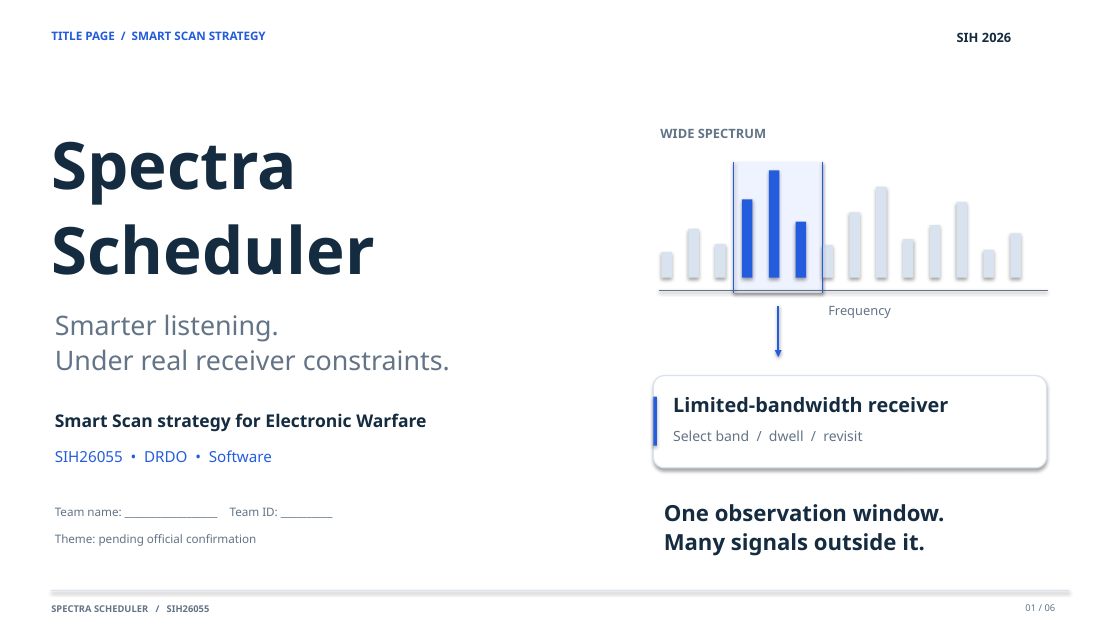
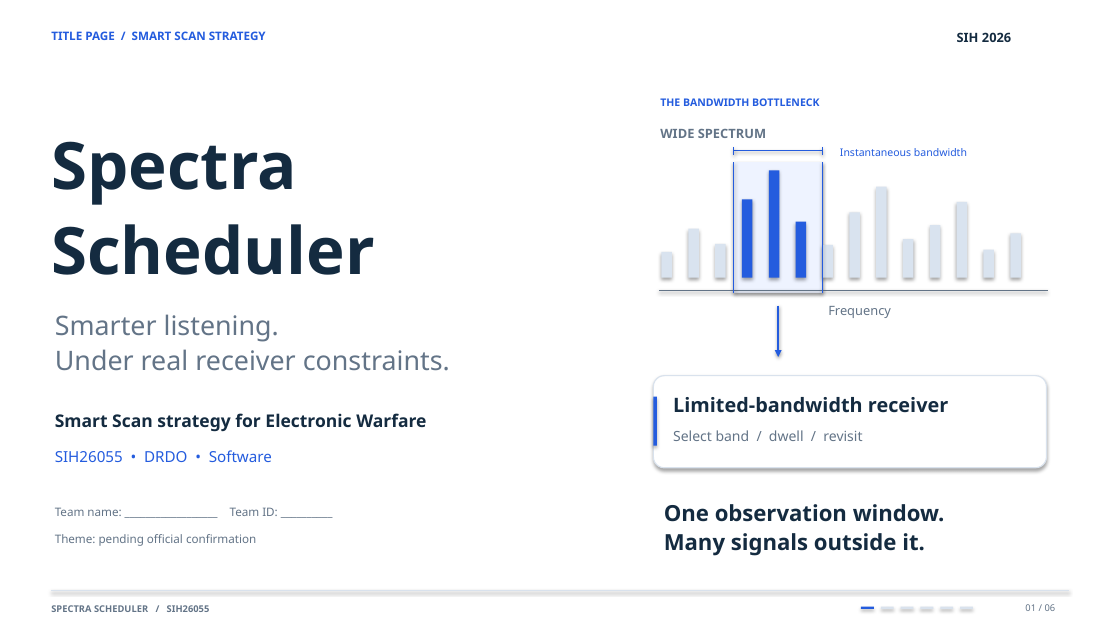
Before and after one commit to Siwach777/spectra-scheduler, a slide deck: slide 1 of ppt/Spectra-Scheduler-SIH2026.pptx. Drawn at 1120x630 pixels with LibreOffice and Linux fonts; fonts in the diff are those of the drawing. Boxes give left, top, right and bottom in pixels: in the first picture for what was removed or moved away, otherwise in the second. Text is boxed around its words. In the diff, an @@ line names an element or a change of style, - is before the commit and + after.

```diff
--- a/ppt/Spectra-Scheduler-SIH2026.pptx
+++ b/ppt/Spectra-Scheduler-SIH2026.pptx
@@ text added at [660, 98, 819, 106], 9 pt, text #245CDE, bold @@
+THE BANDWIDTH BOTTLENECK
@@ line added from (734, 147) to (734, 155), #245CDE 1 pt @@
@@ line added from (823, 147) to (823, 155), #245CDE 1 pt @@
@@ text added at [840, 148, 967, 156], 9 pt, text #245CDE @@
+Instantaneous bandwidth
@@ line added from (734, 150) to (823, 150), #245CDE 1 pt @@
@@ rectangle added at [861, 607, 874, 609], fill #245CDE @@
@@ rectangle added at [881, 607, 894, 609], fill #D9E2ED @@
@@ rectangle added at [901, 607, 913, 609], fill #D9E2ED @@
@@ rectangle added at [921, 607, 933, 609], fill #D9E2ED @@
@@ rectangle added at [940, 607, 953, 609], fill #D9E2ED @@
@@ rectangle added at [960, 607, 973, 609], fill #D9E2ED @@
```
Also in this commit, not shown: 5 other slides changed, 3 other files.
